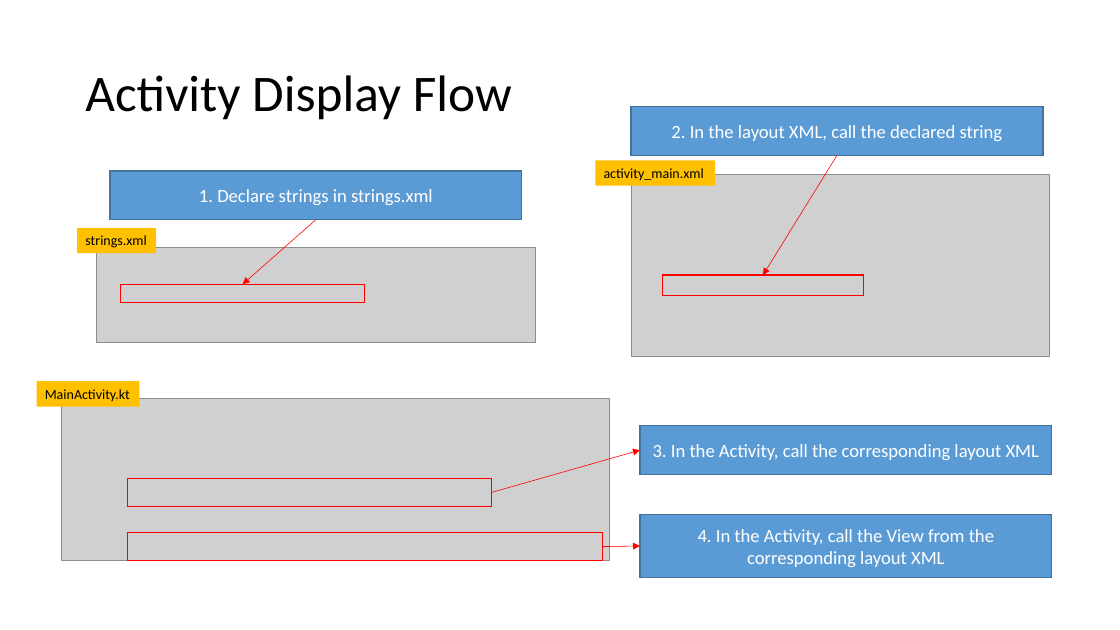
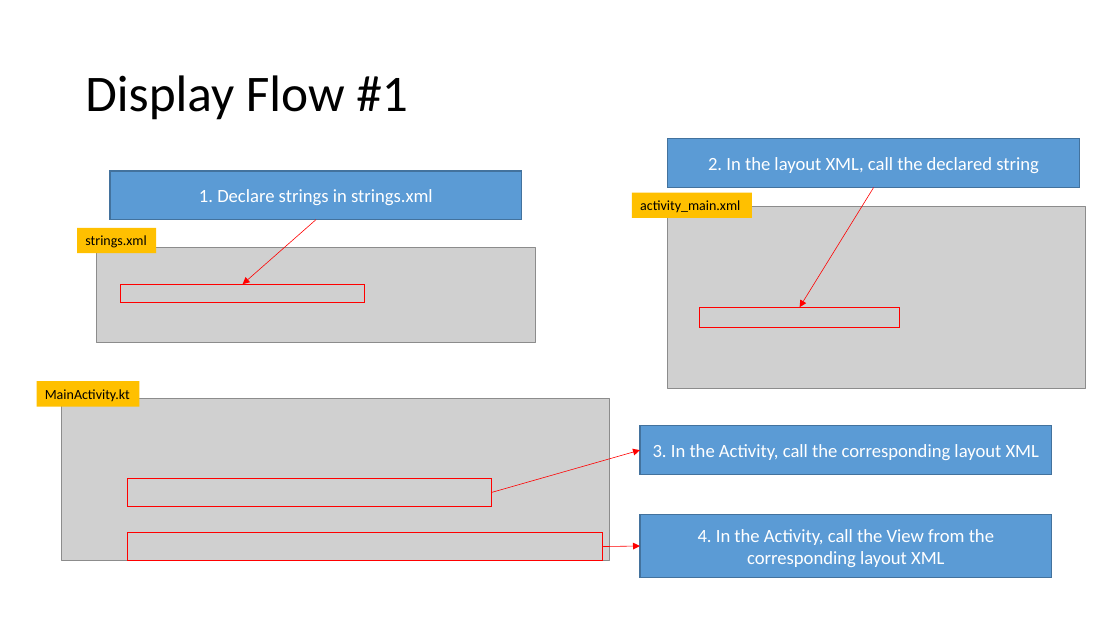
Before and after one commit to joellecorliss/Associate-Android-Developer, a slide deck: slide 30 of Android Basics in Kotlin.pptx (slide 24 before the commit). Drawn at 1120x630 pixels with LibreOffice and Linux fonts; fonts in the diff are those of the drawing; grey boxes stand for pictures. Boxes give left, top, right and bottom in pixels: in the first picture for what was removed or moved away, otherwise in the second. Text is boxed around its words. In the diff, an @@ line names an element or a change of style, - is before the commit and + after.

```diff
--- a/Android Basics in Kotlin.pptx
+++ b/Android Basics in Kotlin.pptx
@@ title at [85, 75, 408, 120]: text changed @@
-Activity Display Flow
+Display Flow #1
@@ picture: place and size @@
-picture at [631, 174, 1049, 356]
+picture at [668, 207, 1086, 389]
@@ 2 rectangles, 1 arrow: place and size @@
-2 rectangles, 1 arrow at [596, 107, 1043, 275]
+2 rectangles, 1 arrow at [632, 139, 1080, 308]
@@ rectangle: place and size @@
-rectangle at [663, 275, 864, 296]
+rectangle at [700, 308, 901, 329]
```
Also in this commit, not shown: 6 other slides changed, 11 slides added, 1 slide removed.
